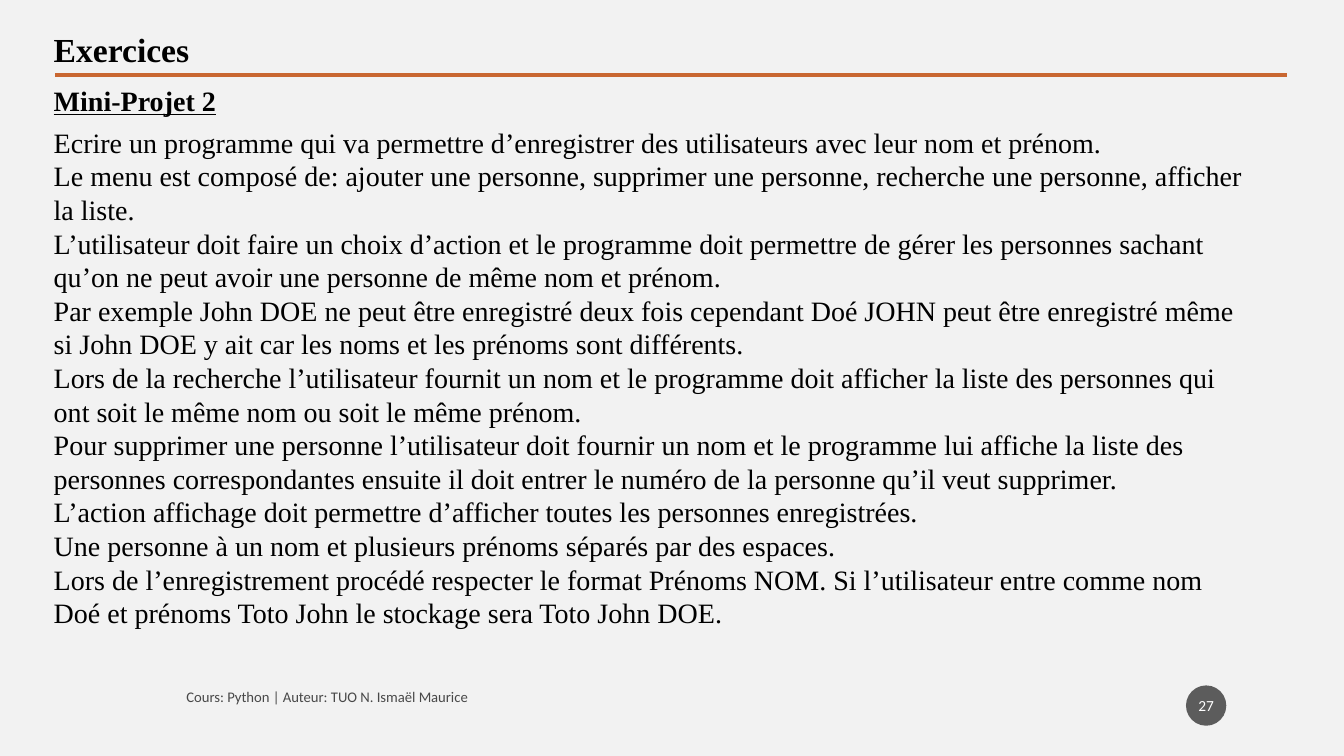
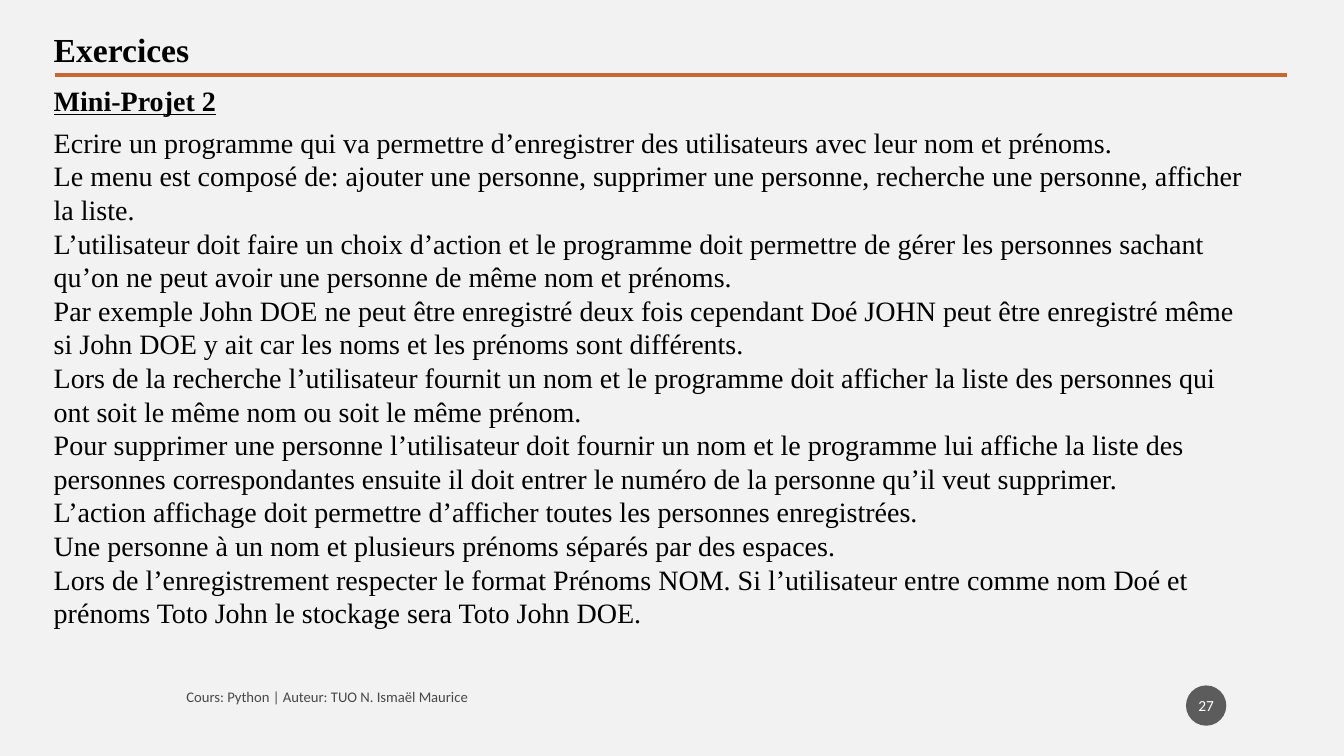
Before and after one commit to tisma95/cours-python, a slide deck: slide 27 of source/Chapitre 9 - Les listes.pptx. Drawn at 1344x756 pixels with LibreOffice and Linux fonts; fonts in the diff are those of the drawing. Boxes give left, top, right and bottom in pixels: in the first picture for what was removed or moved away, otherwise in the second. Text is boxed around its words. In the diff, an @@ line names an element or a change of style, - is before the commit and + after.

```diff
--- a/source/Chapitre 9 - Les listes.pptx
+++ b/source/Chapitre 9 - Les listes.pptx
@@ text at [54,133,1112,158]: text changed @@
-Ecrire un programme qui va permettre d’enregistrer des utilisateurs avec leur nom et prénom.
+Ecrire un programme qui va permettre d’enregistrer des utilisateurs avec leur nom et prénoms.
@@ text at [54,234,1203,293]: text changed @@
-L’utilisateur doit faire un choix d’action et le programme doit permettre de gérer les personnes sachant qu’on ne peut avoir une personne de même nom et prénom.
+L’utilisateur doit faire un choix d’action et le programme doit permettre de gérer les personnes sachant qu’on ne peut avoir une personne de même nom et prénoms.
@@ text at [54,570,1187,629]: text changed @@
-Lors de l’enregistrement procédé respecter le format Prénoms NOM. Si l’utilisateur entre comme nom Doé et prénoms Toto John le stockage sera Toto John DOE.
+Lors de l’enregistrement respecter le format Prénoms NOM. Si l’utilisateur entre comme nom Doé et prénoms Toto John le stockage sera Toto John DOE.
```
Also in this commit, not shown: 8 other slides changed, 3 other files.
